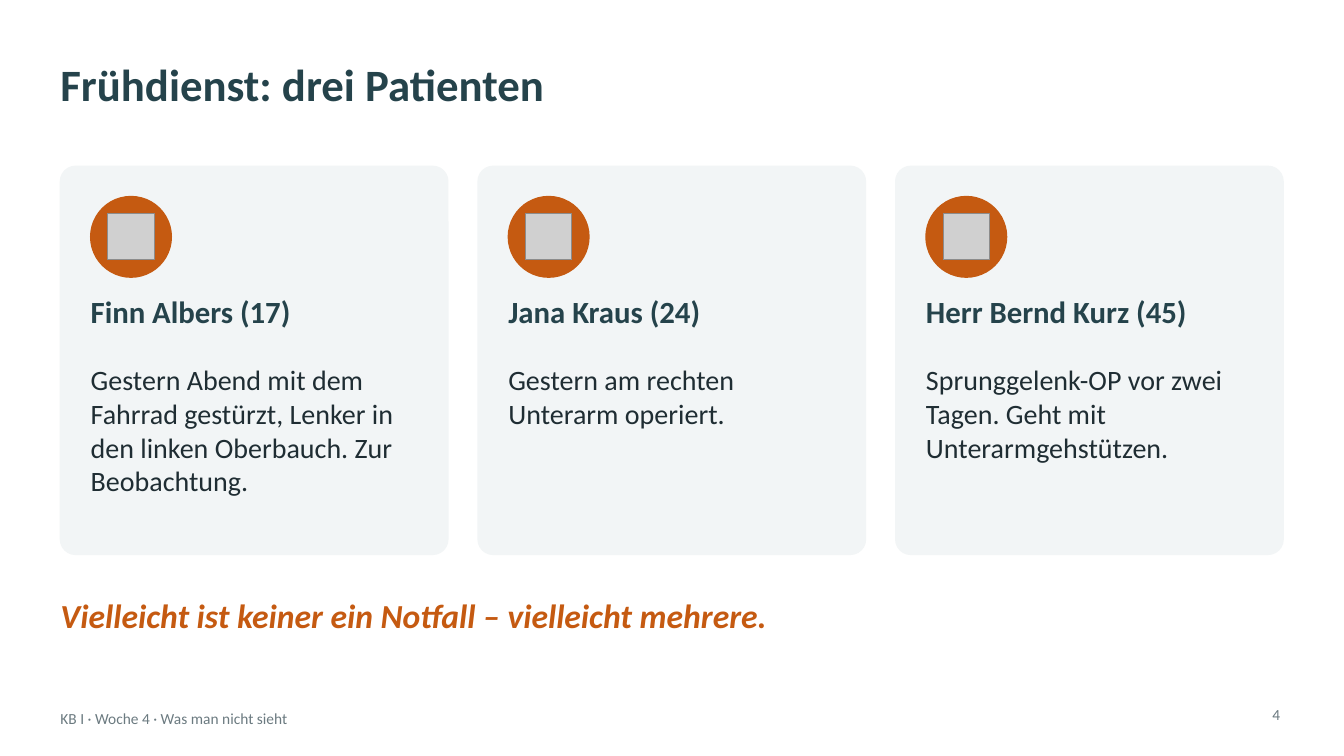
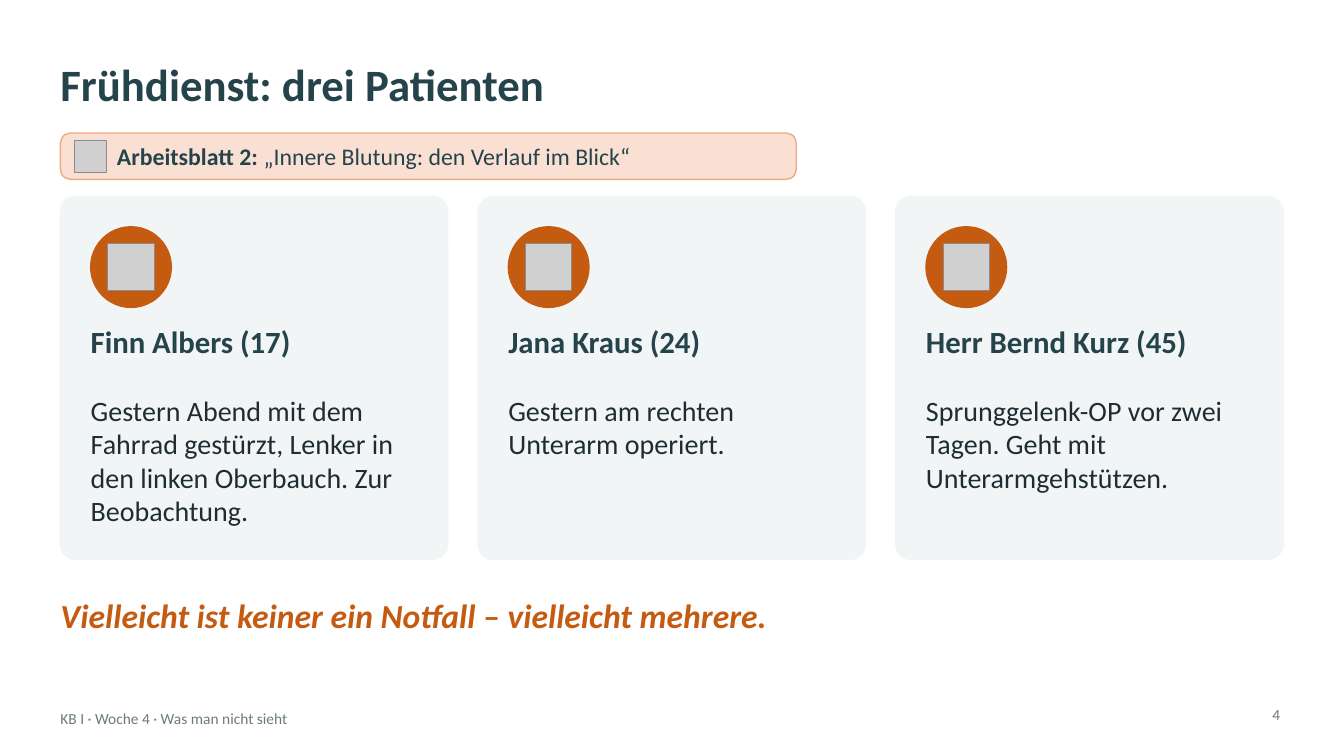
Before and after one commit to klawittersven-arch/3BFP2-kb1-notfall, a slide deck: slide 4 of arbeitsblatt/KB1_W4_Praesentation_2_Gelenkstelle_Innere_Blutung.pptx. Drawn at 1344x756 pixels with LibreOffice and Linux fonts; fonts in the diff are those of the drawing; grey boxes stand for pictures; background and template pictures are left out. Boxes give left, top, right and bottom in pixels: in the first picture for what was removed or moved away, otherwise in the second. Text is boxed around its words. In the diff, an @@ line names an element or a change of style, - is before the commit and + after.

```diff
--- a/arbeitsblatt/KB1_W4_Praesentation_2_Gelenkstelle_Innere_Blutung.pptx
+++ b/arbeitsblatt/KB1_W4_Praesentation_2_Gelenkstelle_Innere_Blutung.pptx
@@ rounded rectangle added at [60, 133, 797, 179], fill #F1A983 at 35% opacity, outline #F1A983 1 pt @@
@@ picture added at [75, 140, 107, 172] @@
@@ text added at [117, 148, 630, 169], 17 pt, text #25434B @@
+Arbeitsblatt 2: „Innere Blutung: den Verlauf im Blick“
@@ rounded rectangle: place and size @@
-rounded rectangle at [60, 166, 448, 555]
+rounded rectangle at [60, 197, 448, 560]
@@ rounded rectangle: place and size @@
-rounded rectangle at [478, 166, 865, 555]
+rounded rectangle at [478, 197, 865, 560]
@@ proportions changed in 3 elements at [60, 197, 448, 560], [478, 197, 865, 560], [896, 197, 1284, 560] @@
@@ rounded rectangle: place and size @@
-rounded rectangle at [896, 166, 1284, 555]
+rounded rectangle at [896, 197, 1284, 560]
@@ 3 pictures, 3 texts, 3 ellipses: place and size @@
-3 pictures, 3 texts, 3 ellipses at [91, 197, 1186, 328]
+3 pictures, 3 texts, 3 ellipses at [91, 227, 1186, 358]
@@ text "Gestern Abend mit dem Fahrrad ...": place and size @@
-text "Gestern Abend mit dem Fahrrad ..." at [91, 370, 393, 496]
+text "Gestern Abend mit dem Fahrrad ..." at [91, 401, 393, 526]
@@ text "Gestern am rechten Unterarm operiert.": place and size @@
-text "Gestern am rechten Unterarm operiert." at [508, 370, 734, 429]
+text "Gestern am rechten Unterarm operiert." at [508, 401, 734, 459]
@@ text "Sprunggelenk-OP vor zwei Tagen. Geht ...": place and size @@
-text "Sprunggelenk-OP vor zwei Tagen. Geht ..." at [926, 370, 1222, 463]
+text "Sprunggelenk-OP vor zwei Tagen. Geht ..." at [926, 401, 1222, 493]
```
Also in this commit, not shown: 4 other slides changed, 3 other files.
